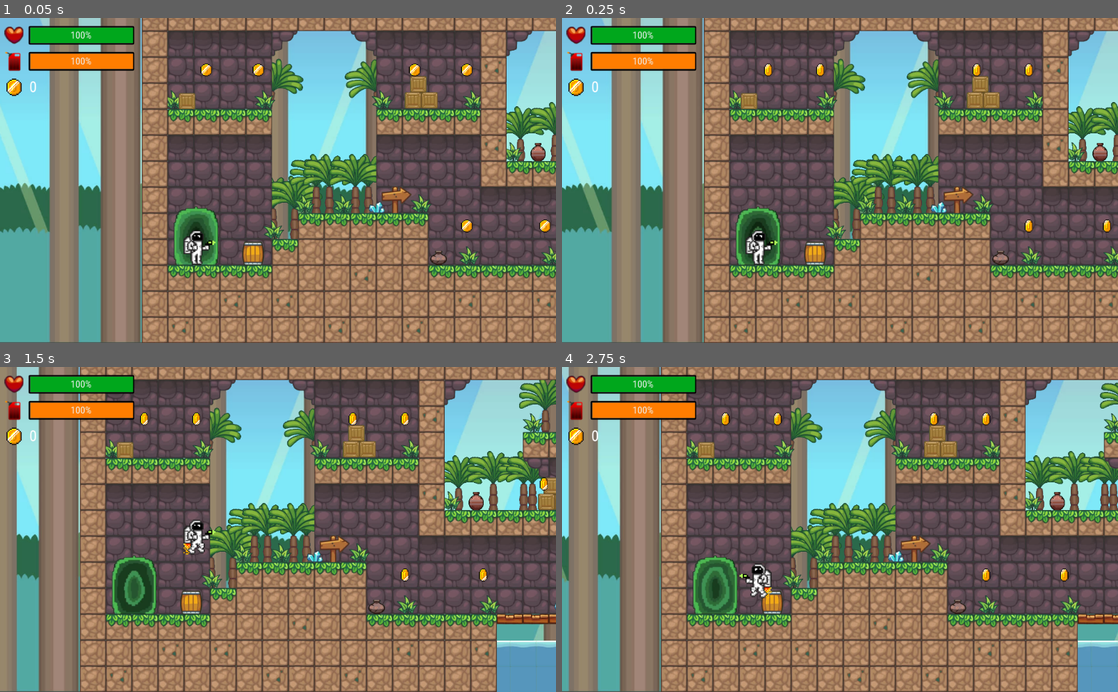
Above: before the commit, frames 1-4 (two rows, left to right).
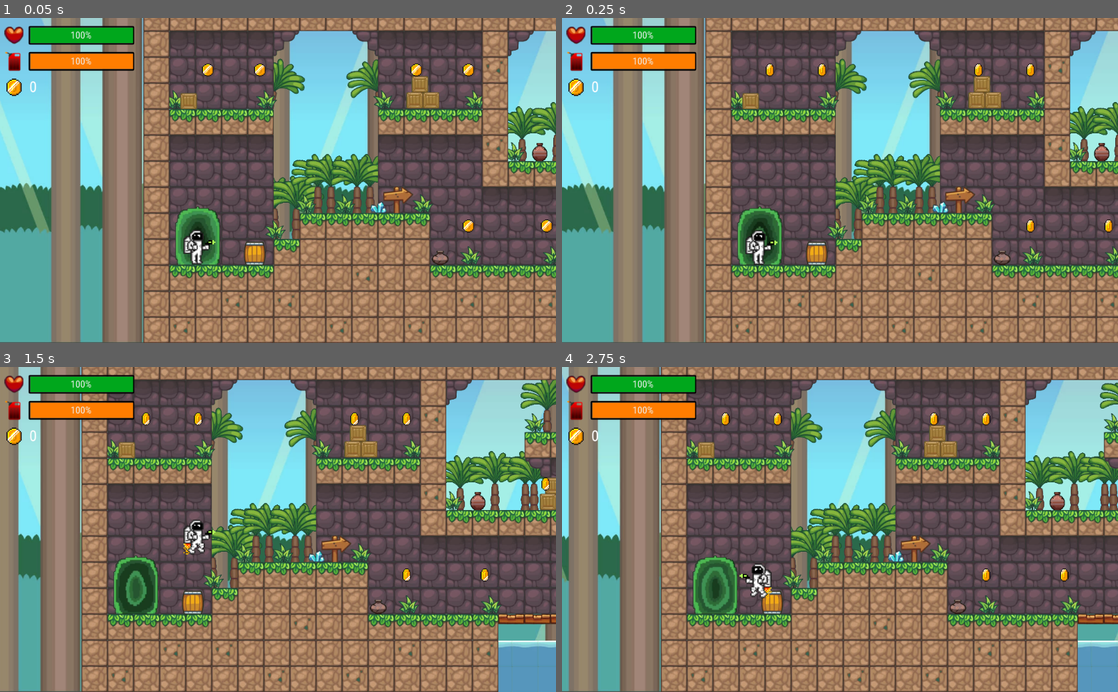
Above: after the commit, the same moments.

Repository: BernardSapida/SUPER-NOVA
Game: Godot game, scene res://scenes/level1/Level1.tscn
Same seed, same stepped clock (60 frames per second), same inputs: the game is played once before the commit and once after it. The project has no main scene, so this scene is started directly.
Inputs:
- Up to frame 1 (0.05 s): no input
- Up to frame 2 (0.25 s): no input
- Up to frame 3 (1.5 s): hold Right (ui_right) from 0.53 s (still down); tap 1 (heart_item) at 0.6 s; tap Up (ui_up) at 0.77 s; tap 2 (cloak_item) at 1.35 s
- Up to frame 4 (2.75 s): tap Up (ui_up) at 1.52 s; tap 1 (heart_item) at 1.55, 2.3 s; release Right (ui_right) at 2.03 s; hold Left (ui_left) from 2.03 s (still down); tap A (fire) at 2.1 s

The runs differ from the first frame. In frame 1, 19% of the frame differs, in the area x 0-100%, y 0-100%; in frame 2, 19%; in frame 3, 21%, in the area x 3-100%, y 0-100%; in frame 4, nothing differs.

Commit message:
Health bar bug resolved

Diff:
--- a/scenes/level1/Level1.tscn
+++ b/scenes/level1/Level1.tscn
@@ -2889,7 +2889,7 @@
 position = Vector2( 50, 403 )
 
 [node name="Nova" parent="." instance=ExtResource( 2 )]
-position = Vector2( 51, 427 )
+position = Vector2( 48, 424 )
 
 [node name="ThornyVines" parent="." instance=ExtResource( 17 )]
 position = Vector2( 913, 208 )
@@ -5500,7 +5500,7 @@
 item = "Fuel"
 
 [node name="GlowingOrb4" parent="." instance=ExtResource( 30 )]
-position = Vector2( 1085, 384 )
+position = Vector2( 1089, 382 )
 
 [node name="GlowingOrb2" parent="." instance=ExtResource( 30 )]
 position = Vector2( 4397, 81 )
--- a/scenes/level3/Level3.tscn
+++ b/scenes/level3/Level3.tscn
@@ -2093,67 +2093,54 @@
 
 [node name="Base2" type="Sprite" parent="Base1"]
 position = Vector2( 2020.67, 724.595 )
-scale = Vector2( 1, 1 )
 texture = ExtResource( 15 )
 
 [node name="Base4" type="Sprite" parent="Base1"]
 position = Vector2( 2986.67, 546.757 )
-scale = Vector2( 1, 1 )
 texture = ExtResource( 15 )
 
 [node name="Base5" type="Sprite" parent="Base1"]
 position = Vector2( 5747.78, 181.622 )
-scale = Vector2( 1, 1 )
 texture = ExtResource( 15 )
 
 [node name="Base10" type="Sprite" parent="Base1"]
 position = Vector2( 4777.11, 111.622 )
-scale = Vector2( 1, 1 )
 texture = ExtResource( 25 )
 
 [node name="Base11" type="Sprite" parent="Base1"]
 position = Vector2( 6496, 382.162 )
-scale = Vector2( 1, 1 )
 texture = ExtResource( 25 )
 
 [node name="Base12" type="Sprite" parent="Base1"]
 position = Vector2( 7094.89, 385.946 )
-scale = Vector2( 1, 1 )
 texture = ExtResource( 22 )
 
 [node name="Base13" type="Sprite" parent="Base1"]
 position = Vector2( 8064, 113.514 )
-scale = Vector2( 1, 1 )
 texture = ExtResource( 22 )
 
 [node name="Base14" type="Sprite" parent="Base1"]
 position = Vector2( 8810.67, 476.757 )
-scale = Vector2( 1, 1 )
 texture = ExtResource( 22 )
 
 [node name="Base6" type="Sprite" parent="Base1"]
 position = Vector2( 7838.45, 633.784 )
-scale = Vector2( 1, 1 )
 texture = ExtResource( 15 )
 
 [node name="Base7" type="Sprite" parent="Base1"]
 position = Vector2( 8956.89, -90.8108 )
-scale = Vector2( 1, 1 )
 texture = ExtResource( 15 )
 
 [node name="Base3" type="Sprite" parent="Base1"]
 position = Vector2( 959.778, 552.432 )
-scale = Vector2( 1, 1 )
 texture = ExtResource( 21 )
 
 [node name="Base8" type="Sprite" parent="Base1"]
 position = Vector2( 2093.78, 7.56757 )
-scale = Vector2( 1, 1 )
 texture = ExtResource( 21 )
 
 [node name="Base9" type="Sprite" parent="Base1"]
 position = Vector2( 4256, 461.622 )
-scale = Vector2( 1, 1 )
 texture = ExtResource( 21 )
 
 [node name="FactorySquareTile" parent="." instance=ExtResource( 6 )]
--- a/scenes/nova/Nova.gd
+++ b/scenes/nova/Nova.gd
@@ -98,6 +98,7 @@
 
 	heart_item -= 1
 	ui.reduce_item("Heart")
+	ui.set_health(health)
 
 func use_cloak_item():
 	if cloak_item <= 0:
